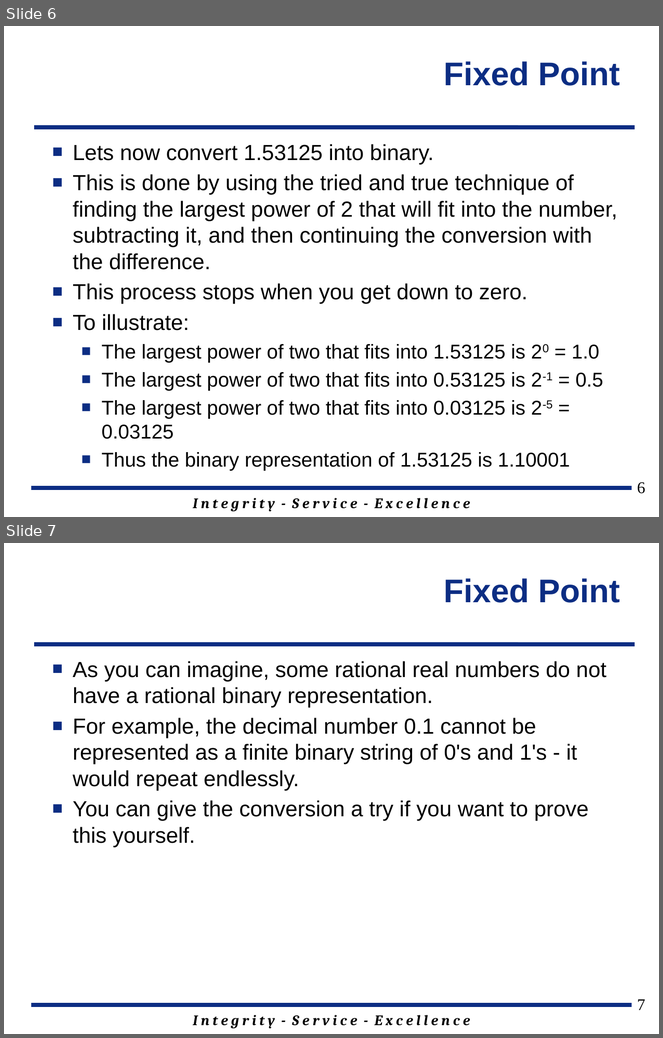
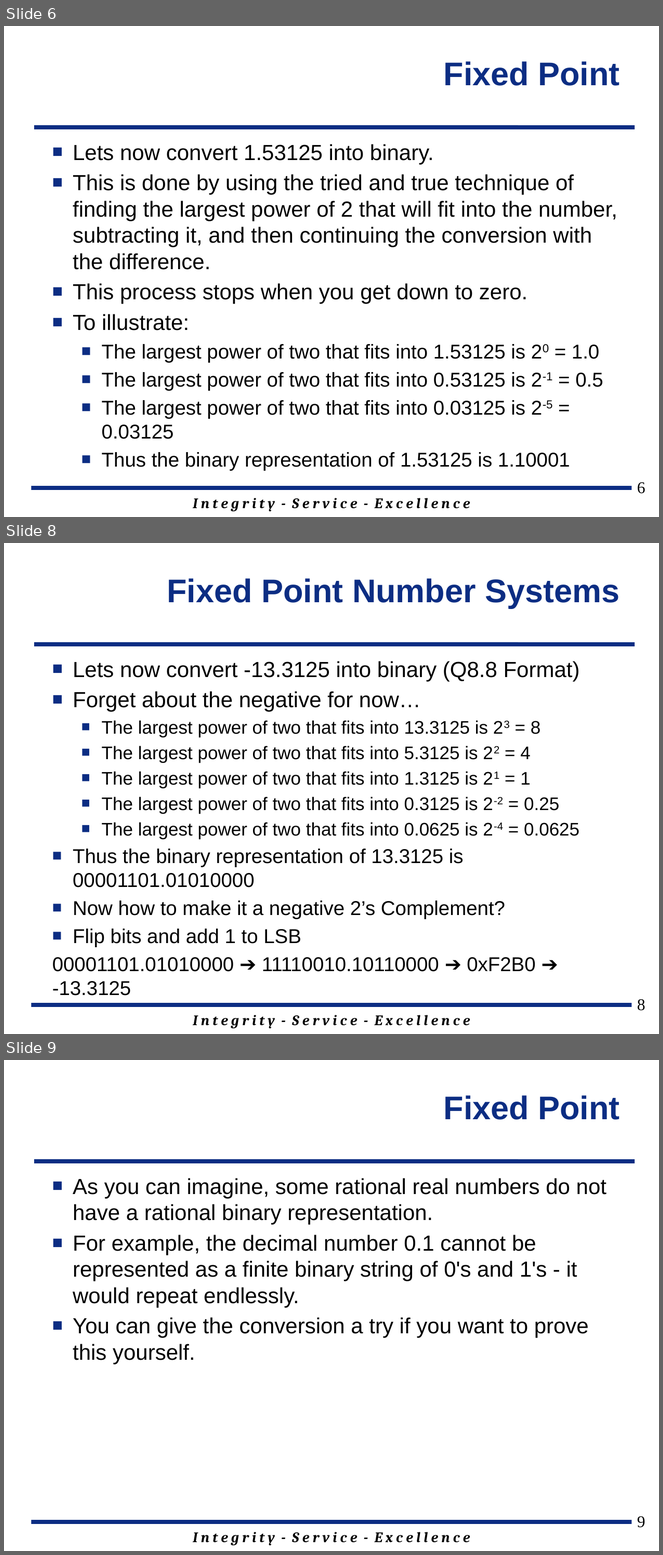
Before and after one commit to jfalkinburg/ECE383_web, a slide deck: lecture/slides/ECE_383_Lec23.pptx. Shown one above the other, each under a label of ours: slides 6 and 7 before the commit, slides 6, 8 and 9 after it; the slides between them are not shown. The pictures are 663x1038 and 663x1555 pixels, drawn with LibreOffice and Linux fonts; fonts in the diff are those of the drawing; background and template pictures are left out. Boxes give left, top, right and bottom in pixels: in the first picture for what was removed or moved away, otherwise in the second. Text is boxed around its words. In the diff, an @@ line names an element or a change of style, - is before the commit and + after.

```diff
--- a/lecture/slides/ECE_383_Lec23.pptx
+++ b/lecture/slides/ECE_383_Lec23.pptx
@@ slide 8 added at (4, 543, 659, 1034), background #FFFFFF; not listed: 3 template elements that a slide beside it also shows @@
@@ title added at (167, 578, 620, 608), 36 pt, text #0C2D83, bold @@
+Fixed Point Number Systems
@@ text added at (52, 661, 580, 972), 20 pt, text #000000 @@
+■ Lets now convert -13.3125 into binary (Q8.8 Format)
+■ Forget about the negative for now…
+  ■ The largest power of two that fits into 13.3125 is 23 = 8
+  ■ The largest power of two that fits into 5.3125 is 22 = 4
+  ■ The largest power of two that fits into 1.3125 is 21 = 1
+  ■ The largest power of two that fits into 0.3125 is 2-2 = 0.25
+  ■ The largest power of two that fits into 0.0625 is 2-4 = 0.0625
+■ Thus the binary representation of 13.3125 is 00001101.01010000
+■ Now how to make it a negative 2’s Complement?
+■ Flip bits and add 1 to LSB
+00001101.01010000 ➔ 11110010.10110000 ➔ 0xF2B0 ➔ -13.3125
@@ page number added at (637, 1000, 646, 1011), 18 pt, text #000000 @@
+8
@@ what was slide 7 is now slide 9 @@
@@ page number at (637, 1517, 646, 1528): text changed @@
-7
+9
```
Also in this commit, not shown: 2 slides changed, 1 other slide added, 4 other files.
